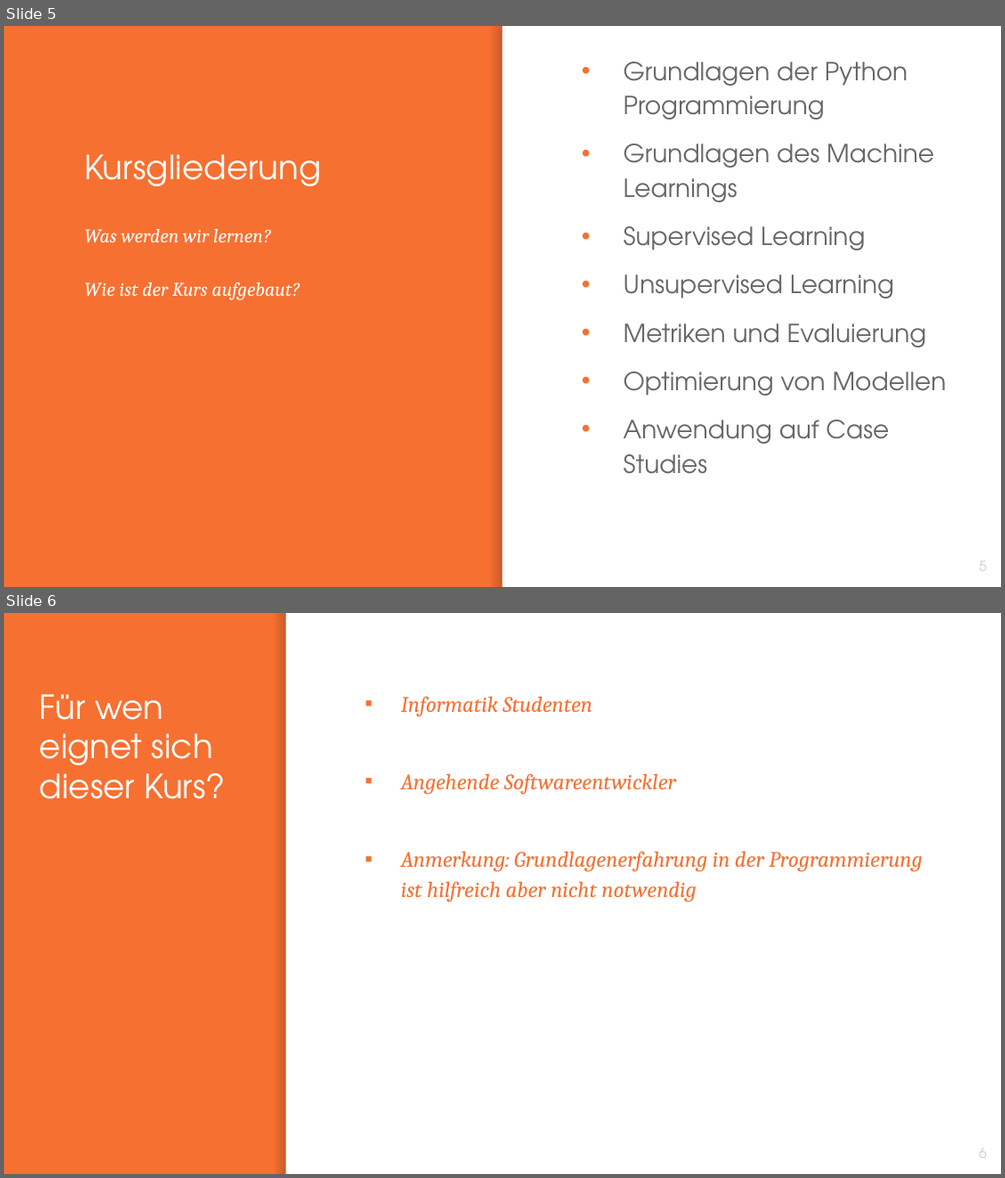
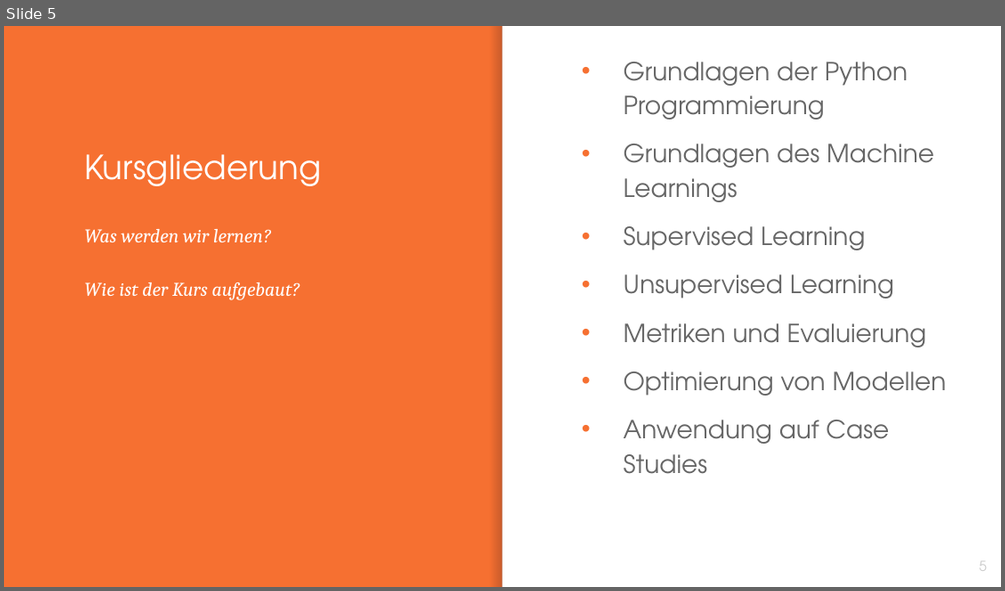
Before and after one commit to franneck94/UdemyML, a slide deck: lectures/Introduction.pptx. Shown one above the other, each under a label of ours: slides 5 and 6 before the commit, slide 5 after it. The pictures are 1005x1178 and 1005x591 pixels, drawn with LibreOffice and Linux fonts; fonts in the diff are those of the drawing. Boxes give left, top, right and bottom in pixels: in the first picture for what was removed or moved away, otherwise in the second. Text is boxed around its words. In the diff, an @@ line names an element or a change of style, - is before the commit and + after.

```diff
--- a/lectures/Introduction.pptx
+++ b/lectures/Introduction.pptx
@@ slide 6 removed at [4, 613, 1001, 1174], background #F67031 @@
@@ rectangle removed at [273, 613, 285, 1173] @@
@@ rectangle removed at [286, 613, 1001, 1173] @@
@@ title removed at [40, 694, 226, 799] @@
-Für wen eignet sich dieser Kurs?
@@ text removed at [401, 696, 922, 902] @@
-▪ Informatik Studenten
-▪ Angehende Softwareentwickler
-▪ Anmerkung: Grundlagenerfahrung in der Programmierung ist hilfreich aber nicht notwendig
@@ page number removed at [979, 1148, 987, 1158] @@
-6
```
Also in this commit, not shown: 1 slide added, 26 other files.
